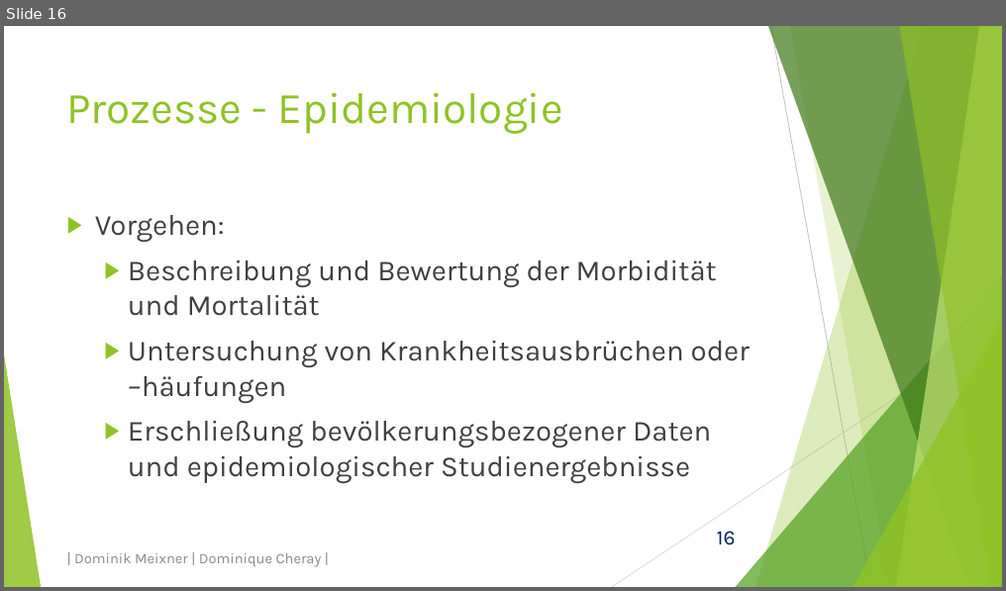
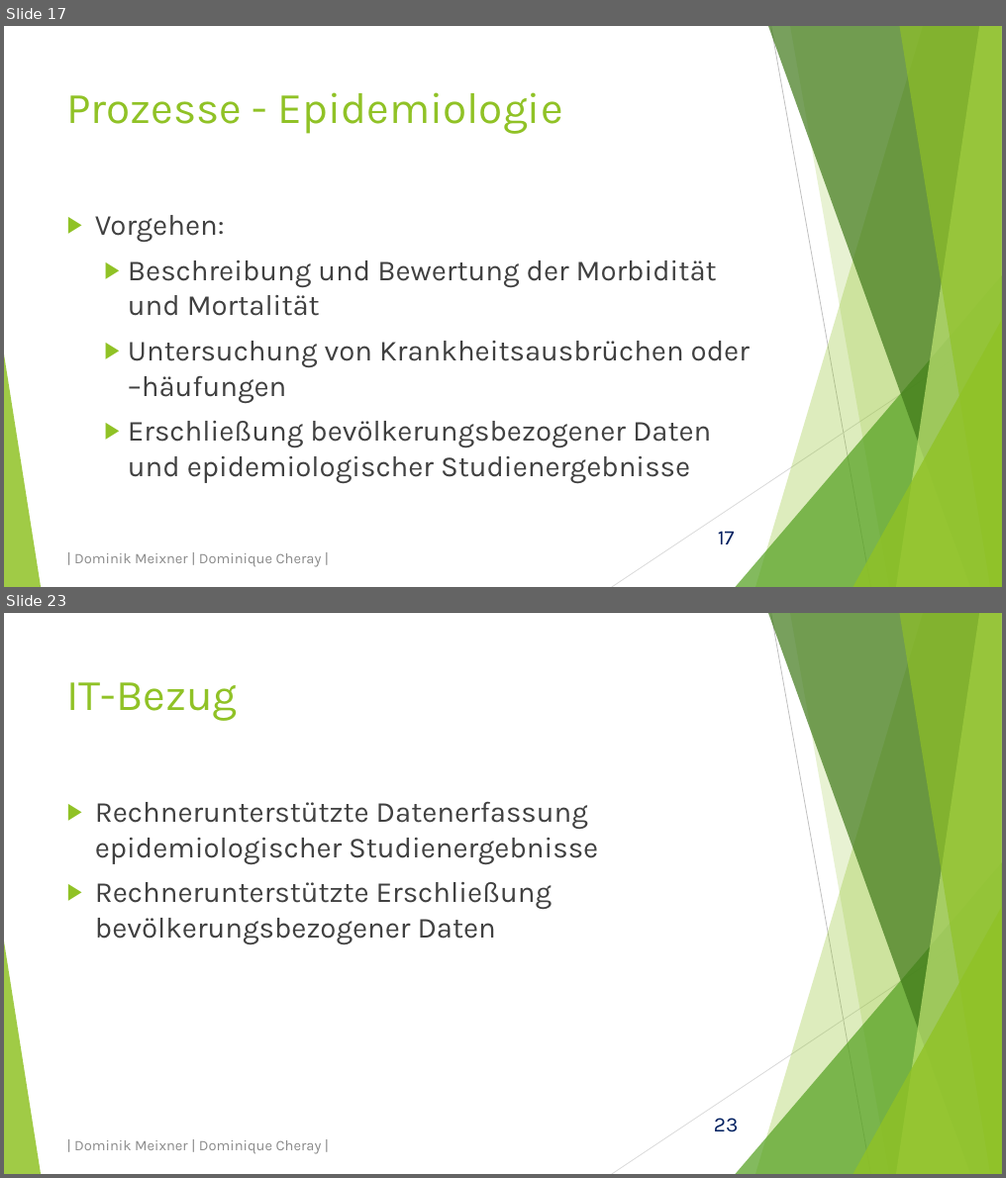
Before and after one commit to domeix/BlaBla, a slide deck: GesundheitsamtPraes.pptx. Shown one above the other, each under a label of ours: slide 16 before the commit, slides 17 and 23 after it; the slides between them are not shown. The pictures are 1006x591 and 1006x1178 pixels, drawn with LibreOffice and Linux fonts; fonts in the diff are those of the drawing. Boxes give left, top, right and bottom in pixels: in the first picture for what was removed or moved away, otherwise in the second. Text is boxed around its words. In the diff, an @@ line names an element or a change of style, - is before the commit and + after.

```diff
--- a/GesundheitsamtPraes.pptx
+++ b/GesundheitsamtPraes.pptx
@@ slide 23 added at (4, 613, 1002, 1174), background #FFFFFF; not listed: 11 template elements that a slide beside it also shows @@
@@ title added at (67, 682, 238, 721), 42 pt, text #90C226 @@
+IT-Bezug
@@ text added at (95, 801, 598, 945), 28 pt, text #404040 @@
+▶ Rechnerunterstützte Datenerfassung epidemiologischer Studienergebnisse
+▶ Rechnerunterstützte Erschließung bevölkerungsbezogener Daten
@@ text added at (74, 1141, 322, 1155), 14 pt, text #8C8C8C @@
+| Dominik Meixner | Dominique Cheray |
@@ what was slide 16 is now slide 17 @@
@@ page number at (718, 531, 735, 545): text changed @@
-16
+17
```
Also in this commit, not shown: 9 slides changed, 1 other slide added.
